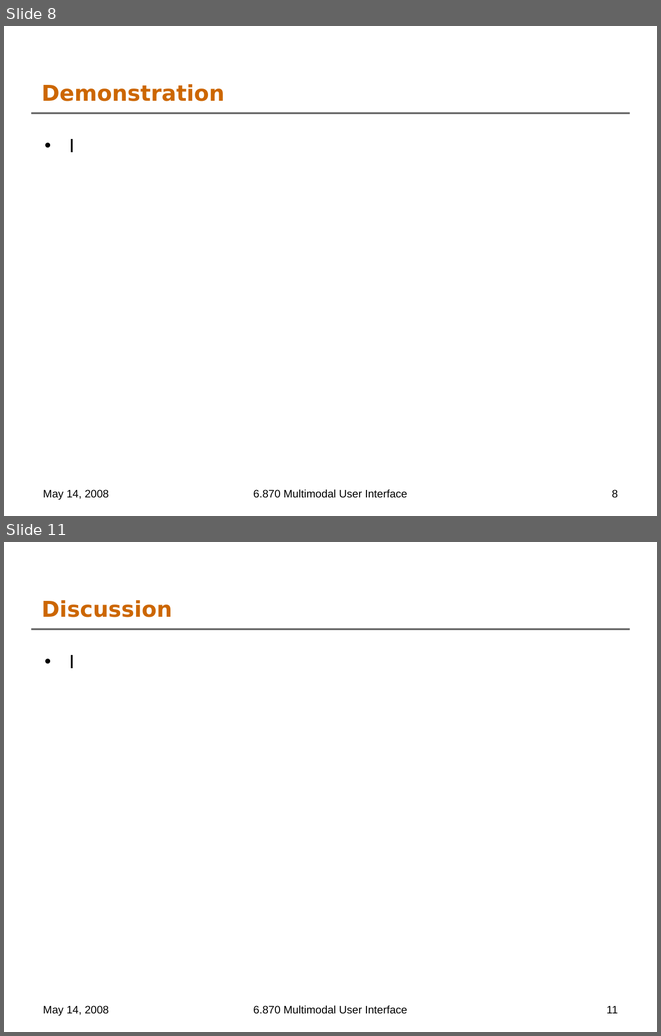
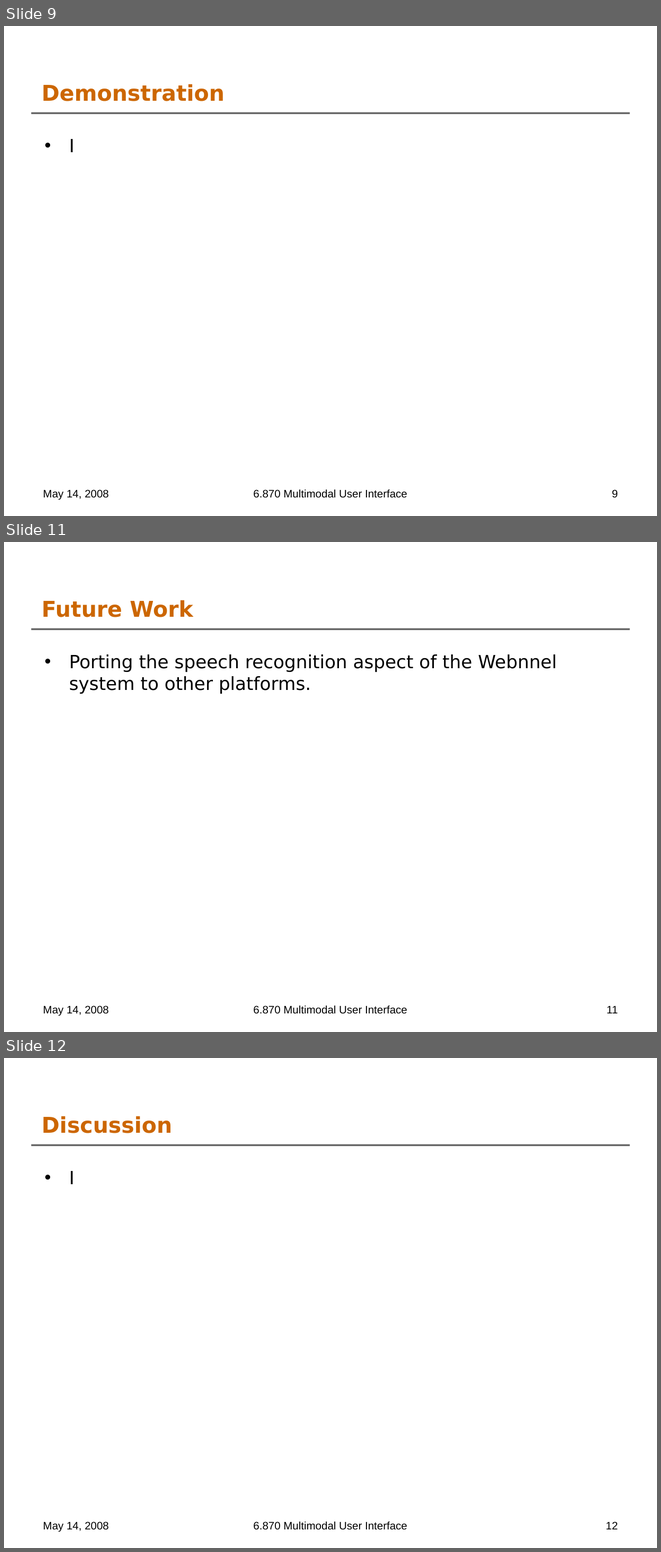
Before and after one commit to oshanis/webnnel, a slide deck: docs/6.870 Final Project Presentation.ppt. Shown one above the other, each under a label of ours: slides 8 and 11 before the commit, slides 9, 11 and 12 after it; the slides between them are not shown. The pictures are 661x1036 and 661x1552 pixels, drawn with LibreOffice and Linux fonts; fonts in the diff are those of the drawing; background and template pictures are left out. Boxes give left, top, right and bottom in pixels: in the first picture for what was removed or moved away, otherwise in the second. Text is boxed around its words. In the diff, an @@ line names an element or a change of style, - is before the commit and + after.

```diff
--- a/docs/6.870 Final Project Presentation.ppt
+++ b/docs/6.870 Final Project Presentation.ppt
@@ slide 11 added at box(4, 542, 657, 1032), background #FFFFFF; not listed: 1 template element that a slide beside it also shows @@
@@ title added at box(42, 600, 193, 617), 24 pt, text #CC6600, bold @@
+Future Work
@@ text added at box(69, 654, 557, 694), 20 pt, text #000000 @@
+• Porting the speech recognition aspect of the Webnnel system to other platforms.
@@ text added at box(43, 1005, 109, 1016), 12 pt, text #000000 @@
+May 14, 2008
@@ text added at box(253, 1005, 407, 1014), 12 pt, text #000000 @@
+6.870 Multimodal User Interface
@@ page number added at box(607, 1006, 618, 1013), 12 pt, text #000000 @@
+11
@@ what was slide 8 is now slide 9 @@
@@ page number at box(612, 489, 618, 497): text changed @@
-8
+9
@@ what was slide 11 is now slide 12 @@
@@ page number at box(606, 1521, 618, 1529): text changed @@
-11
+12
```
Also in this commit, not shown: 4 slides changed, 1 other slide added.
